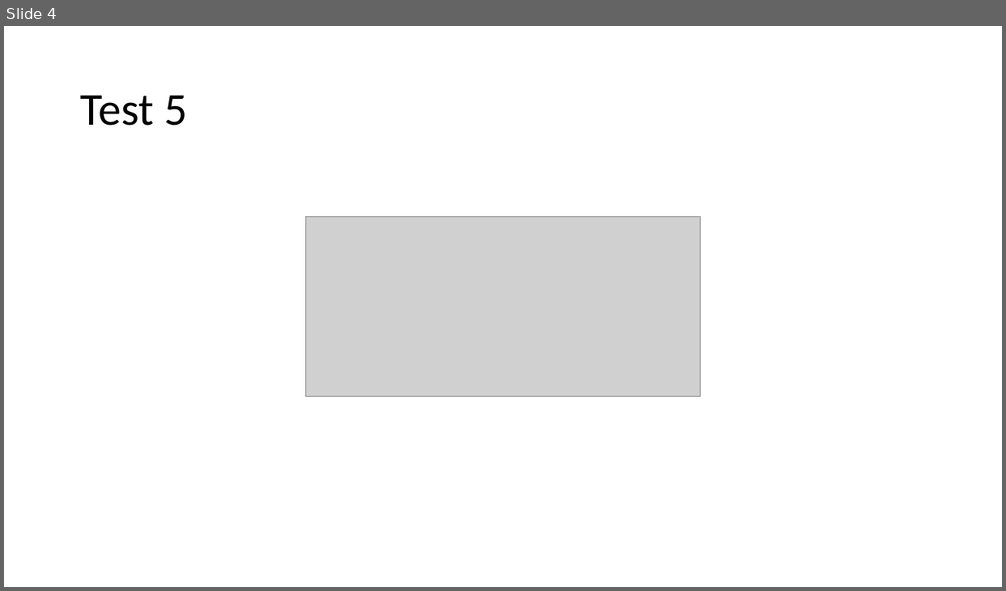
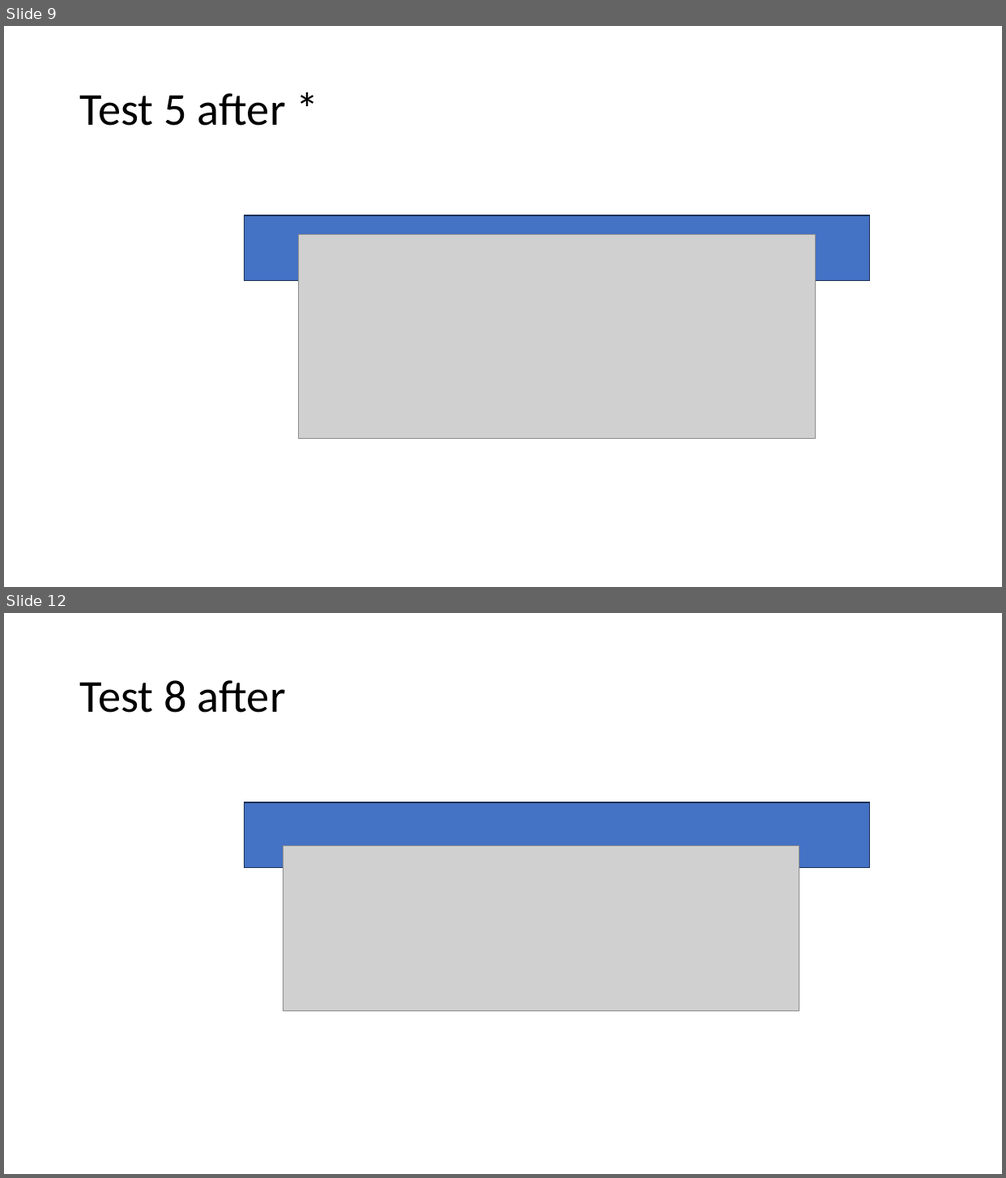
Before and after one commit to Maye16/angle-photos, a slide deck: Figures/Présentation2.pptx. Shown one above the other, each under a label of ours: slide 4 before the commit, slides 9 and 12 after it; the slides between them are not shown. The pictures are 1006x591 and 1006x1178 pixels, drawn with LibreOffice and Linux fonts; fonts in the diff are those of the drawing; grey boxes stand for pictures. Boxes give left, top, right and bottom in pixels: in the first picture for what was removed or moved away, otherwise in the second. Text is boxed around its words. In the diff, an @@ line names an element or a change of style, - is before the commit and + after.

```diff
--- a/Figures/Présentation2.pptx
+++ b/Figures/Présentation2.pptx
@@ slide 12 added at [4, 613, 1002, 1174], background #FFFFFF @@
@@ title added at [80, 680, 286, 713], 44 pt, text #000000 @@
+Test 8 after
@@ rectangle added at [245, 803, 870, 867], fill #4472C4, outline #1E3256 1 pt @@
@@ picture added at [283, 845, 799, 1012] @@
@@ what was slide 4 is now slide 9 @@
@@ slide 9 changed as well @@
@@ title at [80, 93, 286, 126]: text changed @@
-Test 5
+Test 5 after *
@@ rectangle added at [245, 216, 870, 280], fill #4472C4, outline #1E3256 1 pt @@
@@ picture: place and size @@
-picture at [305, 217, 701, 396]
+picture at [298, 235, 815, 438]
```
Also in this commit, not shown: 2 other slides changed, 8 other slides added, 17 other files.
